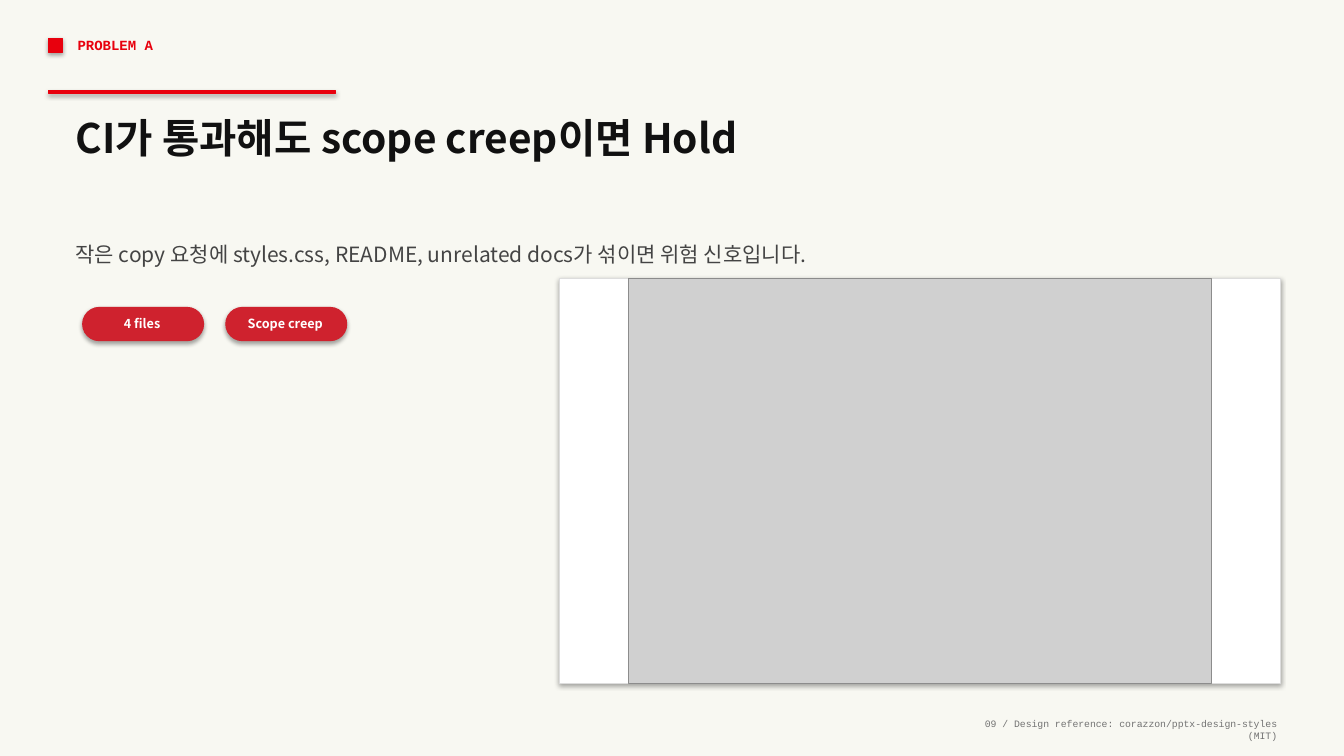
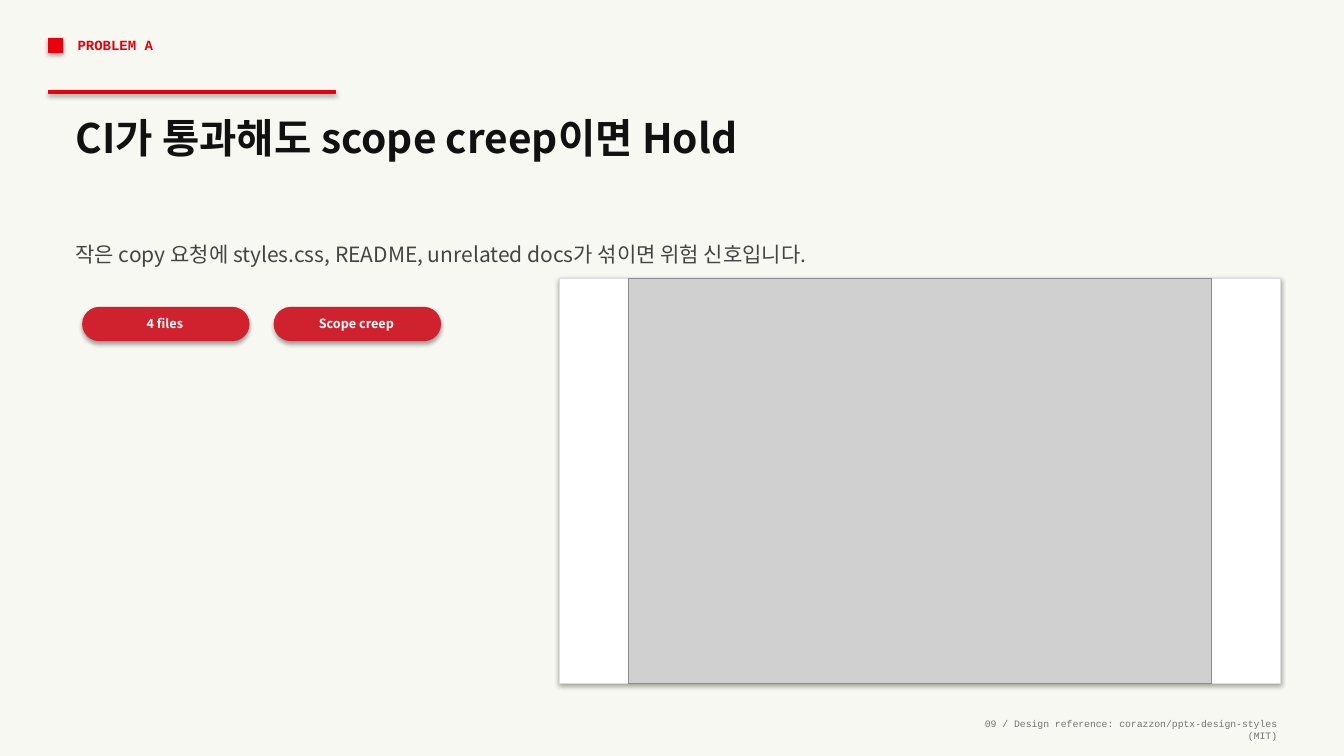
Before and after one commit to lucky206208-glitch/ai-agent-workshop, a slide deck: slide 9 of decks/02-github-pr-control-bento-swiss.pptx. Drawn at 1344x756 pixels with LibreOffice and Linux fonts; fonts in the diff are those of the drawing; grey boxes stand for pictures. Boxes give left, top, right and bottom in pixels: in the first picture for what was removed or moved away, otherwise in the second. Text is boxed around its words. In the diff, an @@ line names an element or a change of style, - is before the commit and + after.

```diff
--- a/decks/02-github-pr-control-bento-swiss.pptx
+++ b/decks/02-github-pr-control-bento-swiss.pptx
@@ rounded rectangle: place and size @@
-rounded rectangle at [83,308,204,341]
+rounded rectangle at [83,308,249,341]
@@ text "4 files": place and size @@
-text "4 files" at [124,317,160,328]
+text "4 files" at [147,317,183,328]
@@ rounded rectangle: place and size @@
-rounded rectangle at [226,308,347,341]
+rounded rectangle at [274,308,441,341]
@@ text "Scope creep": place and size @@
-text "Scope creep" at [248,318,323,331]
+text "Scope creep" at [319,318,394,331]
```
Also in this commit, not shown: 4 other slides changed, 2 other files.
